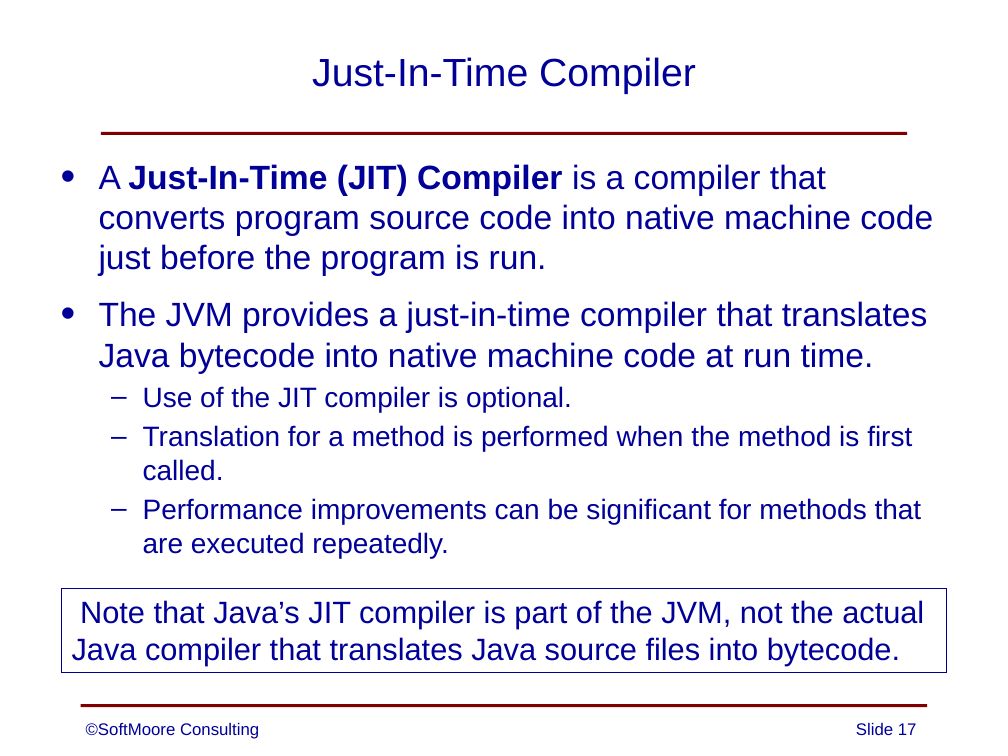
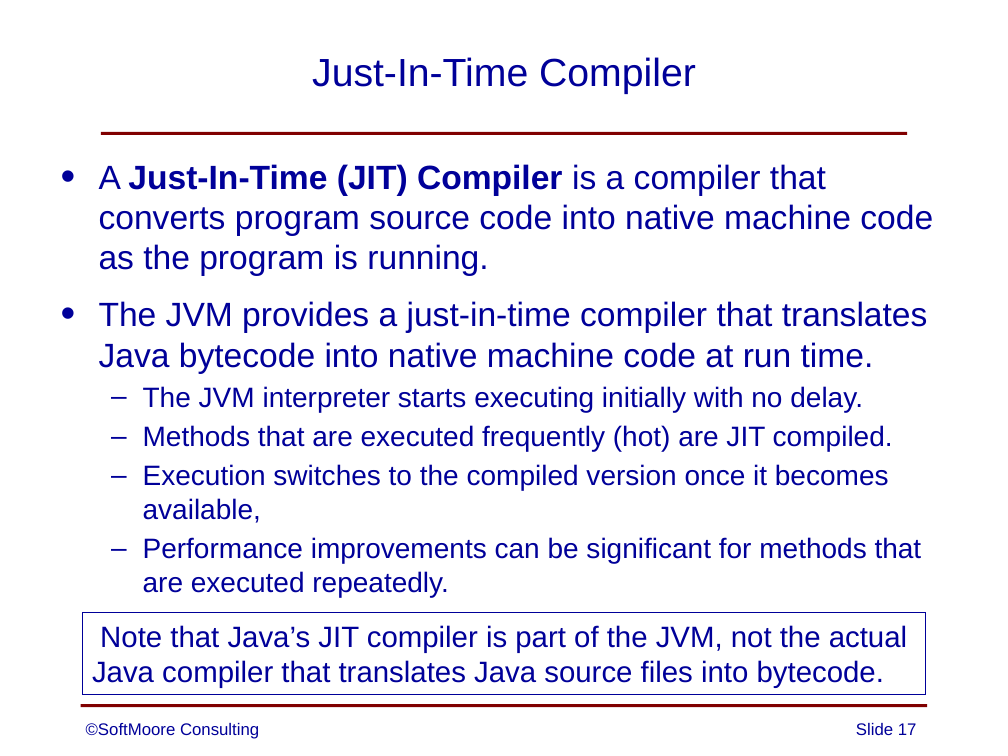
Before and after one commit to SoftMoore/CPRL-Kt-2nd, a slide deck: slide 17 of PowerPoints/01 - Overview of Compilers.pptx. Drawn at 1008x756 pixels with LibreOffice and Linux fonts; fonts in the diff are those of the drawing. Boxes give left, top, right and bottom in pixels: in the first picture for what was removed or moved away, otherwise in the second. Text is boxed around its words. In the diff, an @@ line names an element or a change of style, - is before the commit and + after.

```diff
--- a/PowerPoints/01 - Overview of Compilers.pptx
+++ b/PowerPoints/01 - Overview of Compilers.pptx
@@ text at (x1=99, y1=164, x2=933, y2=276): text changed @@
-• A Just-In-Time (JIT) Compiler is a compiler that converts program source code into native machine code just before the program is run.
+• A Just-In-Time (JIT) Compiler is a compiler that converts program source code into native machine code as the program is running.
@@ text at (x1=143, y1=386, x2=893, y2=523): text changed @@
-  – Use of the JIT compiler is optional.
-  – Translation for a method is performed when the method is first called.
+  – The JVM interpreter starts executing initially with no delay.
+  – Methods that are executed frequently (hot) are JIT compiled.
+  – Execution switches to the compiled version once it becomes available,
@@ rectangle "Note that Java’s JIT compiler ..." resized from (x1=61, y1=588, x2=947, y2=672) to (x1=82, y1=613, x2=925, y2=695) @@
@@ rectangle "Note that Java’s JIT compiler ..." at (x1=82, y1=613, x2=925, y2=695): size 22 to 21 pt @@
```
Also in this commit, not shown: 2 other slides changed, 1 other file.
